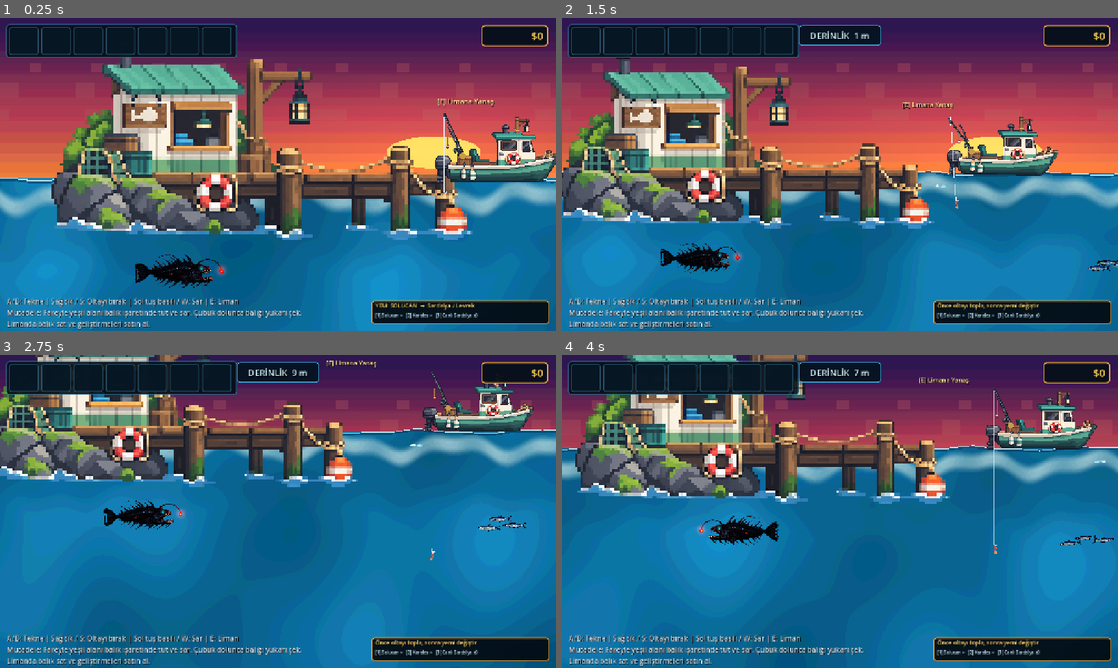
Above: before the commit, frames 1-4 (two rows, left to right).
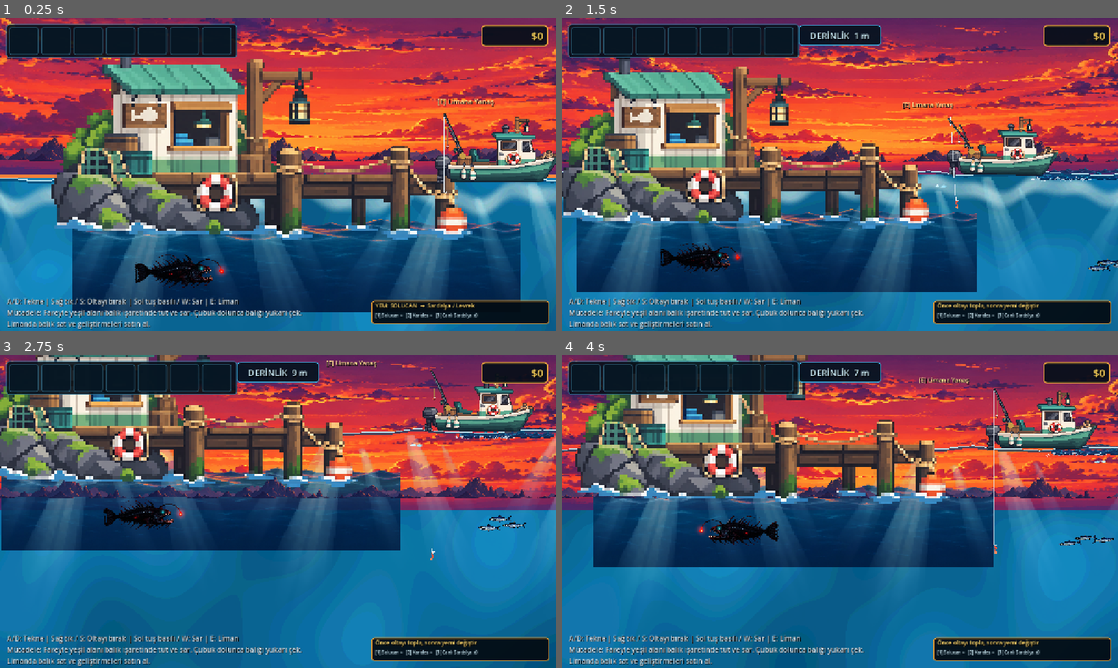
Above: after the commit, the same moments.

Repository: mirackayademir/TinyFisher
Game: Godot game, scene res://scenes/world.tscn
Two runs of this game, one before a commit and one after it. Both use one fixed random seed, a clock stepped at 60 frames per second and the inputs below.
Inputs (mouse positions are in pixels of both pictures, inside the frame that each line leads up to):
- Up to frame 1 (0.25 s): no input
- Up to frame 2 (1.5 s): tap Enter at 0.5 s; move the mouse to (962, 158) at 0.52 s; hold D (move_right) 0.53-1.28 s; tap E (dock) at 0.6 s; click (962, 158) at 0.67 s; move the mouse to (728, 190) at 1.27 s; hold S from 1.28 s (still down); tap 1 at 1.35 s
- Up to frame 3 (2.75 s): move the mouse to (333, 442) at 2.02 s; release S at 2.03 s; hold D (move_right) from 2.03 s (still down); tap 2 at 2.1 s
- Up to frame 4 (4 s): move the mouse to (812, 574) at 2.77 s; release D (move_right) at 2.78 s; hold W 2.78-3.53 s; tap 3 at 2.85 s; click (812, 574) at 2.92 s; move the mouse to (1006, 558) at 3.52 s; hold A (move_left) from 3.53 s (still down); tap E (dock) at 3.6 s

The runs differ from the first frame. In frame 1, 48% of the frame differs, in the area x 0-100%, y 0-94%; in frame 2, 46%; in frame 3, 36%; in frame 4, 37%.

Commit message:
Add surface environment art layers

Diff:
--- a/scenes/environment_layers.gd
+++ b/scenes/environment_layers.gd
@@ -1,8 +1,8 @@
 extends Node
 
 # TinyFisher katmanli dunya altyapisi.
-# Bu runtime ilk etapta SADECE bos katmanlari kurar; mevcut Sky/Water gorunumunu bozmaz.
-# Yeni assetler onaylanip uretildikce ilgili katmanlara takilacak.
+# 36 parcalik environment seti bu autoload tarafindan katmanlara yerlestirilir.
+# Her sey gorseldir; balik, kanca, tekne ve liman oynanisina fizik eklemez.
 
 const ENV_ROOT_NAME: String = "EnvironmentLayers"
 const DECOR_SEED: int = 9042026
@@ -10,24 +10,28 @@
 const WORLD_LEFT_X: float = -1000.0
 const WORLD_RIGHT_X: float = 11000.0
 
-const Z_SKY_BASE: int = -30
-const Z_SUN: int = -29
-const Z_HORIZON: int = -28
-const Z_OCEAN_SURFACE: int = -20
-const Z_WAVE_BACK: int = -19
-const Z_SUN_RAYS: int = -18
-const Z_BACKGROUND_DECOR: int = -17
-const Z_MID_DECOR: int = -12
-const Z_LANDMARK_DECOR: int = -10
+# World.tscn icindeki Sky=-10 ve Water=-9. Yeni cizimler bunlarin ustunde,
+# baliklarin (z=0) ve teknenin (z=2) arkasinda kalir.
+const Z_SKY_BASE: int = -8
+const Z_SUN: int = -7
+const Z_HORIZON: int = -6
+const Z_OCEAN_SURFACE: int = -8
+const Z_WAVE_BACK: int = -7
+const Z_SUN_RAYS: int = -7
+const Z_BACKGROUND_DECOR: int = -6
+const Z_MID_DECOR: int = -5
+const Z_LANDMARK_DECOR: int = -4
 const Z_WAVE_FRONT: int = -3
 const Z_SURFACE_FOAM: int = -2
-const Z_FOREGROUND_DECOR: int = 8
-const Z_PARTICLES: int = 9
+const Z_FOREGROUND_DECOR: int = -1
+const Z_PARTICLES: int = -1
 
 const ZONE_SHALLOW: String = "shallow"
 const ZONE_OPEN_BLUE: String = "open_blue"
 const ZONE_DEEP: String = "deep"
 const ZONE_ABYSS: String = "abyss"
+
+const SURFACE_PATH: String = "res://assets/environment/surface/"
 
 var _scene_id: int = 0
 var _world: Node2D = null
@@ -39,7 +43,7 @@
 func _ready() -> void:
 	process_mode = Node.PROCESS_MODE_ALWAYS
 	_rng.seed = DECOR_SEED
-	print("ENVIRONMENT LAYERS V1: BOS KATMAN ALTYAPISI HAZIR")
+	print("ENVIRONMENT LAYERS V2: 36 ASSET KATMAN SISTEMI HAZIR")
 
 
 func _process(_delta: float) -> void:
@@ -70,7 +74,8 @@
 		_world.add_child(_environment_root)
 
 	_build_layer_tree()
-	print("ENVIRONMENT LAYERS: dunya katmanlari kuruldu")
+	_build_surface_art()
+	print("ENVIRONMENT LAYERS: katmanlar + yuzey seti kuruldu")
 
 
 func _build_layer_tree() -> void:
@@ -100,6 +105,181 @@
 	_register_layer("RuntimeDecor", runtime_decor)
 
 
+# -----------------------------------------------------------------------------
+# 1/6 - SURFACE (8 GORSEL)
+# -----------------------------------------------------------------------------
+
+func _build_surface_art() -> void:
+	# 1) Ana gokyuzu. Yatayda tekrar eder; mevcut sunset shader bosluklarda taban olur.
+	_add_horizontal_strip(
+		"SkyBaseLayer",
+		"SkyBaseArt",
+		SURFACE_PATH + "sky_base_01.png",
+		-70.0,
+		860.0,
+		Color.WHITE
+	)
+
+	# 2) Gunes. Ufuk cizgisinin ustunde ve limandan biraz ileride gorunur.
+	_add_fitted_sprite(
+		"SunLayer",
+		"SunArt",
+		SURFACE_PATH + "sun_01_TEMP.png",
+		Vector2(2350.0, 95.0),
+		Vector2(190.0, 190.0),
+		Color(1.0, 1.0, 1.0, 0.96)
+	)
+
+	# 3) Uzak kara silueti. Su cizgisine oturur ve parallax katmaninda kalir.
+	_add_horizontal_strip(
+		"HorizonLandLayer",
+		"HorizonLandArt",
+		SURFACE_PATH + "horizon_land_01.png",
+		305.0,
+		150.0,
+		Color(0.88, 0.92, 1.0, 0.92)
+	)
+
+	# 4) Deniz yuzeyi tabani. Sadece ust su bolgesini kaplar; derinlik shaderi altta devam eder.
+	_add_horizontal_strip(
+		"OceanSurfaceLayer",
+		"OceanSurfaceArt",
+		SURFACE_PATH + "ocean_surface_base_01.png",
+		535.0,
+		350.0,
+		Color(1.0, 1.0, 1.0, 0.90)
+	)
+
+	# 5) Arkadaki dalga sirasi.
+	_add_horizontal_strip(
+		"WaveBackLayer",
+		"WaveBackArt",
+		SURFACE_PATH + "wave_back_01.png",
+		354.0,
+		58.0,
+		Color(1.0, 1.0, 1.0, 0.82)
+	)
+
+	# 6) Ondeki dalga sirasi.
+	_add_horizontal_strip(
+		"WaveFrontLayer",
+		"WaveFrontArt",
+		SURFACE_PATH + "wave_front_01.png",
+		371.0,
+		72.0,
+		Color(1.0, 1.0, 1.0, 0.92)
+	)
+
+	# 7) Kopuk. Teknenin ve baliklarin arkasinda, su cizgisinin hemen altinda.
+	_add_horizontal_strip(
+		"SurfaceFoamLayer",
+		"SurfaceFoamArt",
+		SURFACE_PATH + "surface_foam_01.png",
+		382.0,
+		42.0,
+		Color(1.0, 1.0, 1.0, 0.74)
+	)
+
+	# 8) Gunes huzmeleri. Yuzeyden sig suya dogru yumusak gecis verir.
+	_add_horizontal_strip(
+		"SunRaysLayer",
+		"SunRaysArt",
+		SURFACE_PATH + "sun_rays_01.png",
+		650.0,
+		560.0,
+		Color(1.0, 1.0, 1.0, 0.34)
+	)
+
+
+func _add_horizontal_strip(
+	layer_name: String,
+	root_name: String,
+	texture_path: String,
+	center_y: float,
+	target_height: float,
+	tint: Color
+) -> void:
+	var layer: Node2D = get_layer(layer_name)
+	if layer == null or layer.get_node_or_null(root_name) != null:
+		return
+
+	var texture: Texture2D = _load_texture(texture_path)
+	if texture == null:
+		return
+
+	var texture_size: Vector2 = texture.get_size()
+	if texture_size.x <= 0.0 or texture_size.y <= 0.0:
+		return
+
+	var root: Node2D = Node2D.new()
+	root.name = root_name
+	layer.add_child(root)
+
+	var scale_factor: float = target_height / texture_size.y
+	var tile_width: float = maxf(texture_size.x * scale_factor, 1.0)
+	var x: float = WORLD_LEFT_X + tile_width * 0.5
+	var tile_index: int = 0
+
+	while x < WORLD_RIGHT_X + tile_width * 0.5:
+		var sprite: Sprite2D = Sprite2D.new()
+		sprite.name = "Tile_%02d" % tile_index
+		sprite.texture = texture
+		sprite.texture_filter = CanvasItem.TEXTURE_FILTER_NEAREST
+		sprite.position = Vector2(x, center_y)
+		sprite.scale = Vector2.ONE * scale_factor
+		sprite.modulate = tint
+		root.add_child(sprite)
+
+		x += tile_width - 1.0
+		tile_index += 1
+
+
+func _add_fitted_sprite(
+	layer_name: String,
+	node_name: String,
+	texture_path: String,
+	world_position: Vector2,
+	max_size: Vector2,
+	tint: Color
+) -> void:
+	var layer: Node2D = get_layer(layer_name)
+	if layer == null or layer.get_node_or_null(node_name) != null:
+		return
+
+	var texture: Texture2D = _load_texture(texture_path)
+	if texture == null:
+		return
+
+	var texture_size: Vector2 = texture.get_size()
+	if texture_size.x <= 0.0 or texture_size.y <= 0.0:
+		return
+
+	var fit_scale: float = minf(
+		max_size.x / texture_size.x,
+		max_size.y / texture_size.y
+	)
+
+	var sprite: Sprite2D = Sprite2D.new()
+	sprite.name = node_name
+	sprite.texture = texture
+	sprite.texture_filter = CanvasItem.TEXTURE_FILTER_NEAREST
+	sprite.position = world_position
+	sprite.scale = Vector2.ONE * fit_scale
+	sprite.modulate = tint
+	layer.add_child(sprite)
+
+
+func _load_texture(path: String) -> Texture2D:
+	if not ResourceLoader.exists(path):
+		push_warning("ENVIRONMENT asset bulunamadi: " + path)
+		return null
+
+	var texture: Texture2D = load(path) as Texture2D
+	if texture == null:
+		push_warning("ENVIRONMENT texture yuklenemedi: " + path)
+	return texture
+
+
 func _ensure_parallax(node_name: String, scroll_scale_value: Vector2) -> Parallax2D:
 	var existing: Parallax2D = _environment_root.get_node_or_null(node_name) as Parallax2D
 	if existing != null:
@@ -132,7 +312,6 @@
 
 
 func get_layer(layer_name: String) -> Node2D:
-	_ensure_environment_layers()
 	return _layers.get(layer_name) as Node2D
 
 
@@ -161,8 +340,6 @@
 
 
 func get_zone_density(zone: String) -> float:
-	# Kontrollu RNG icin ilk yogunluk hedefleri.
-	# Buyuk landmarklar ayri minimum mesafe kuraliyla eklenecek.
 	match zone:
 		ZONE_SHALLOW:
 			return 0.72
